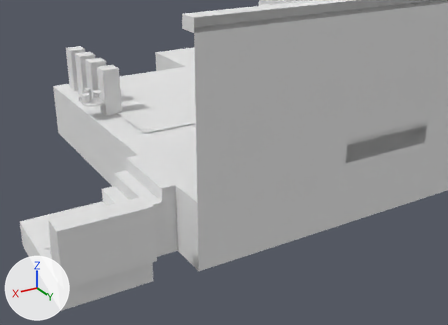
Before and after pictures for a commit that changed the Blender file raw_assets/3D/honest_jam.blend.
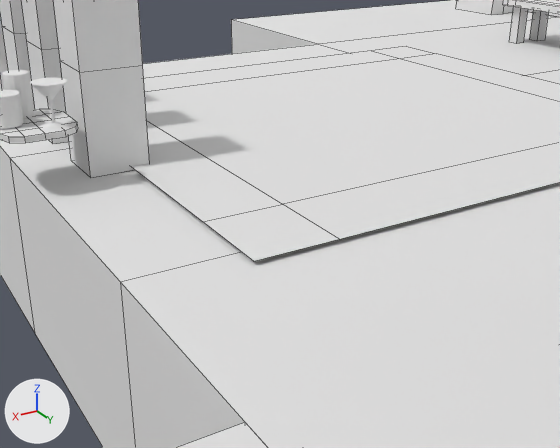
There are two pictures of each version: one from a camera (50 mm lens) standing at (46.31, 30.39, 17.49) and looking at (22.28, -9.66, -2.54), one close up from a camera (50 mm lens) standing at (33.68, -2.04, 6.04) and looking at (26.69, -13.68, 0.21). Every picture has the same lights, and +X, +Y and +Z are marked at lower left. The close-ups show mesh edges as thin lines.

In view in the first close-up: 'Arcade', 'Basement', 'Carpet', 'ConsumableBeer', 'ConsumableCoffee', 'Customer_0', 'Customer_1', 'Floor', 'LongTable', 'Player', 'Tray', 'Wine'.
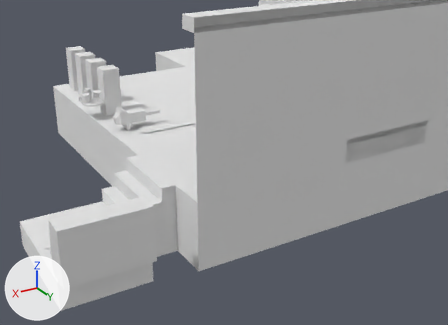
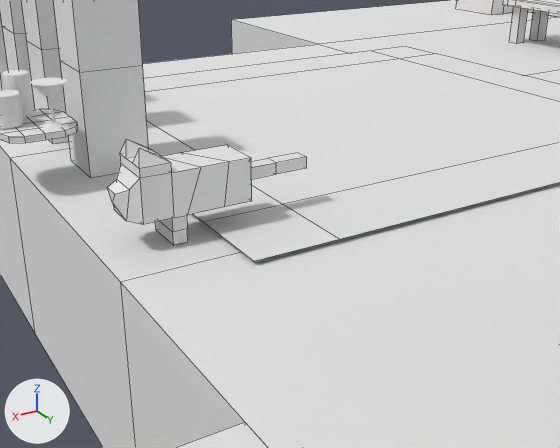
Pixel boxes (x1, y1, x2, y2) of what changed, in the close-ups (560 x 448 px):
```json
{"object": "CatBody", "change": "added", "after": [107, 139, 307, 224]}
{"object": "CatLegs", "change": "added", "after": [155, 215, 188, 245]}
```

Scene script edits in JSON lines:
```json
{"op": "add", "block": "me_cube_018", "code": ["me_cube_018 = bpy.data.meshes.new('Cube.018')", "me_cube_018.from_pydata([(-0.145, -0.42, -0.532), (-0.145, -0.42, 0.101), (-0.145, 0.42, -0.532), (-0.145, 0.42, 0.101), (0.145, -0.42, -0.532), (0.145, -0.42, 0.101), (0.145, 0.42, -0.532), (0.145, 0.42, 0.101), (-0.145, -0.42, -0.266), (-0.145, 0.42, -0.266), (0.145, 0.42, -0.266), (0.145, -0.42, -0.266)], [], [(8, 1, 3, 9), (9, 3, 7, 10), (10, 7, 5, 11), (11, 5, 1, 8), (2, 6, 4, 0), (7, 3, 1, 5), (4, 11, 8, 0), (6, 10, 11, 4), (2, 9, 10, 6), (0, 8, 9, 2)])", "me_cube_018.materials.append(mat_palette)  # its picture is missing"]}
{"op": "add", "block": "me_cube_008", "code": ["me_cube_008 = bpy.data.meshes.new('Cube.008')", "me_cube_008.from_pydata(...)  # 49 vertices, 50 faces; spans x -2.44..1.58, y -0.47..0.47, z 0.49..1.84", "me_cube_008.materials.append(mat_palette)  # its picture is missing"]}
{"op": "add", "block": "ob_catlegs", "code": ["ob_catlegs = bpy.data.objects.new('CatLegs', me_cube_018)", "ob_catlegs.location = (28.51, -14.64, 0.55)"]}
{"op": "add", "block": "ob_catbody", "code": ["ob_catbody = bpy.data.objects.new('CatBody', me_cube_008)", "ob_catbody.location = (28.04, -14.62, 0.11)"]}
```
